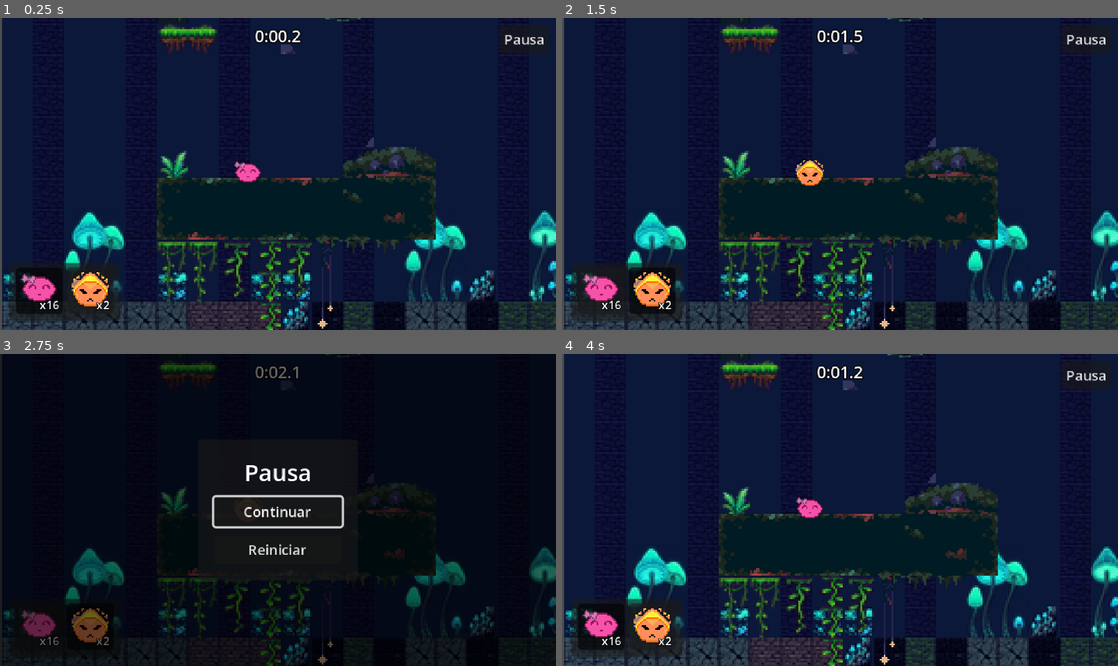
Above: before the commit, frames 1-4 (two rows, left to right).
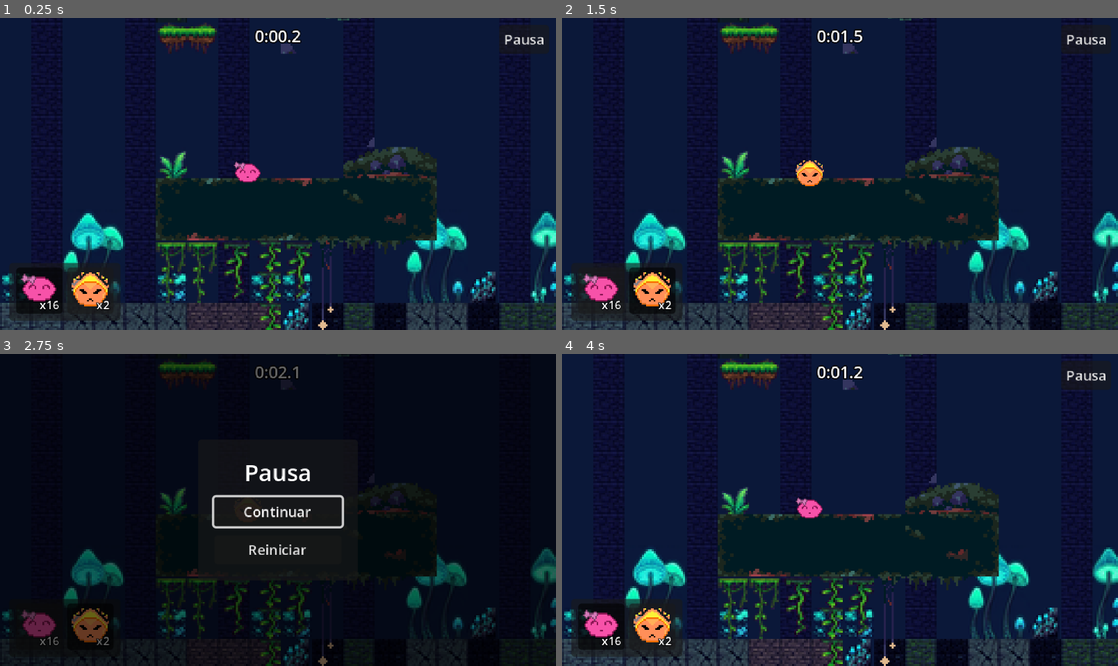
Above: after the commit, the same moments.

Repository: Navarro0k/Slimeterra
Game: Godot game, scene res://Scenes/Levels/jungleLevel.tscn
The game is run twice, just before and just after one commit, with the same random seed, the same clock (stepped at 60 frames per second) and the same inputs.
Inputs:
- Up to frame 1 (0.25 s): no input
- Up to frame 2 (1.5 s): click "x16" at 0.5 s; click "x2" at 1.25 s
- Up to frame 3 (2.75 s): click "Pausa" at 2 s
- Up to frame 4 (4 s): click "Reiniciar" at 2.75 s; click "x16" at 3.5 s

The runs differ from the first frame. In frame 1, 6.1% of the frame differs, in the area x 0-100%, y 0-100%; in frame 2, 6.1%; in frame 3, 1.8%; in frame 4, 6.1%.

Commit message:
fix limits camera | fix sound slingshoot

Diff:
--- a/Scenes/Levels/jungleLevel.tscn
+++ b/Scenes/Levels/jungleLevel.tscn
@@ -3939,7 +3939,7 @@
 sources/12 = SubResource("TileSetAtlasSource_h3wp1")
 
 [sub_resource type="RectangleShape2D" id="RectangleShape2D_wn07x"]
-size = Vector2(287, 928)
+size = Vector2(285.99847, 912.3285)
 
 [node name="LevelJungla" type="Node2D" unique_id=539677101]
 script = ExtResource("15_level")
@@ -3975,8 +3975,8 @@
 autoplay = true
 
 [node name="LimitesCamara" type="Area2D" parent="." unique_id=661558882]
-visible = false
 
 [node name="CollisionShape2D" type="CollisionShape2D" parent="LimitesCamara" unique_id=1955233700]
-position = Vector2(-49, -368)
+position = Vector2(-48.498363, -368.5)
+scale = Vector2(0.9965204, 1.0138892)
 shape = SubResource("RectangleShape2D_wn07x")
--- a/Scripts/slingshoot.gd
+++ b/Scripts/slingshoot.gd
@@ -178,7 +178,7 @@
 	slime_actual = null
 
 func _soltar_resortera() -> void:
-	_aplicar_tension_slime(0.0, Vector2.ZERO)  # por si se suelta sin disparar
+	_aplicar_tension_slime(0.0, Vector2.ZERO)
 	is_dragging = false
 	var vector_tiro = center_marker.position - current_drag_position
 
@@ -227,7 +227,10 @@
 func _procesar_arrastre() -> void:
 	var offset = get_local_mouse_position() - center_marker.position
 	current_drag_position = center_marker.position + offset.limit_length(max_stretch)
-	var tension = offset.length() / max_stretch
+
+	# SOLUCIÓN: Calculamos la tensión usando la distancia ya limitada (current_drag_position)
+	# y nos aseguramos de que no supere el 1.0 (100%).
+	var tension = clampf(current_drag_position.distance_to(center_marker.position) / max_stretch, 0.0, 1.0)
 
 	if not _sonido_estirar_sonado and offset.length() > 5.0:
 		_sonido_estirar_sonado = true
@@ -240,7 +243,7 @@
 		_player_estirar_loop.volume_db = lerpf(volumen_loop_min_db, volumen_estirar_db, tension)
 		_player_estirar_loop.pitch_scale = lerpf(tono_loop_min, tono_loop_max, tension)
 
-	_aplicar_tension_slime(minf(tension, 1.0), current_drag_position - center_marker.position)
+	_aplicar_tension_slime(tension, current_drag_position - center_marker.position)
 	actualizar_cuerdas(current_drag_position)
 	queue_redraw()
 
@@ -250,7 +253,6 @@
 			return i
 	return -1
 
-## Le pasa al slime cuánto se está estirando (0..1) y hacia dónde se jala.
 func _aplicar_tension_slime(t: float, direccion_tiron: Vector2) -> void:
 	if is_instance_valid(slime_actual) and slime_actual.has_method("set_tension"):
 		slime_actual.set_tension(t, direccion_tiron)
